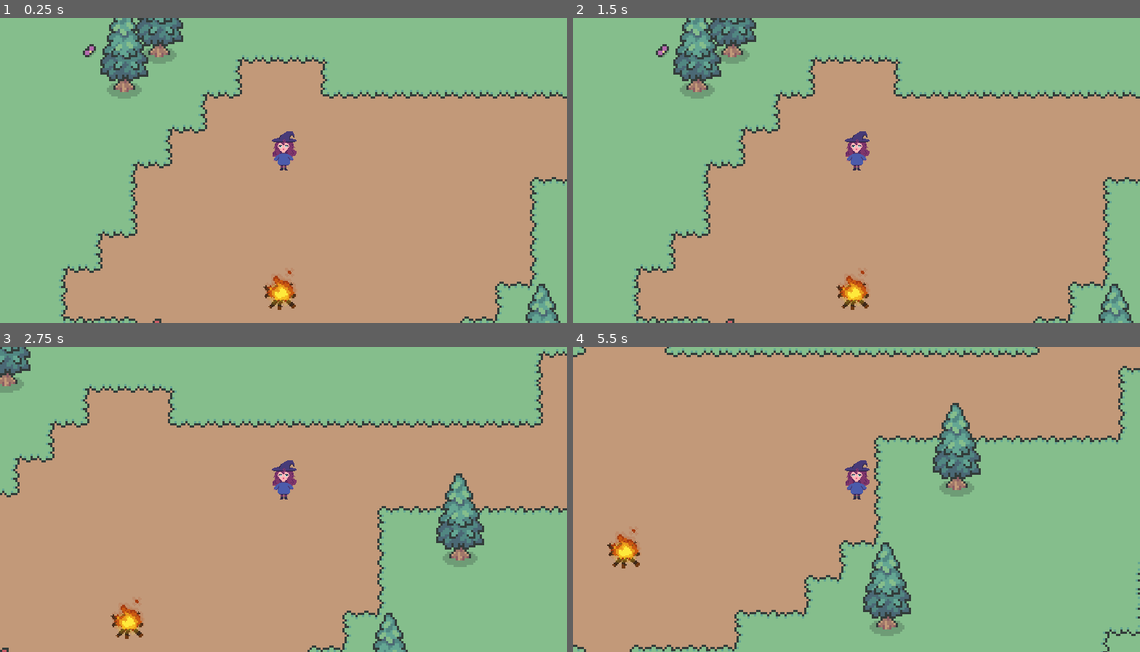
Above: before the commit, frames 1-4 (two rows, left to right).
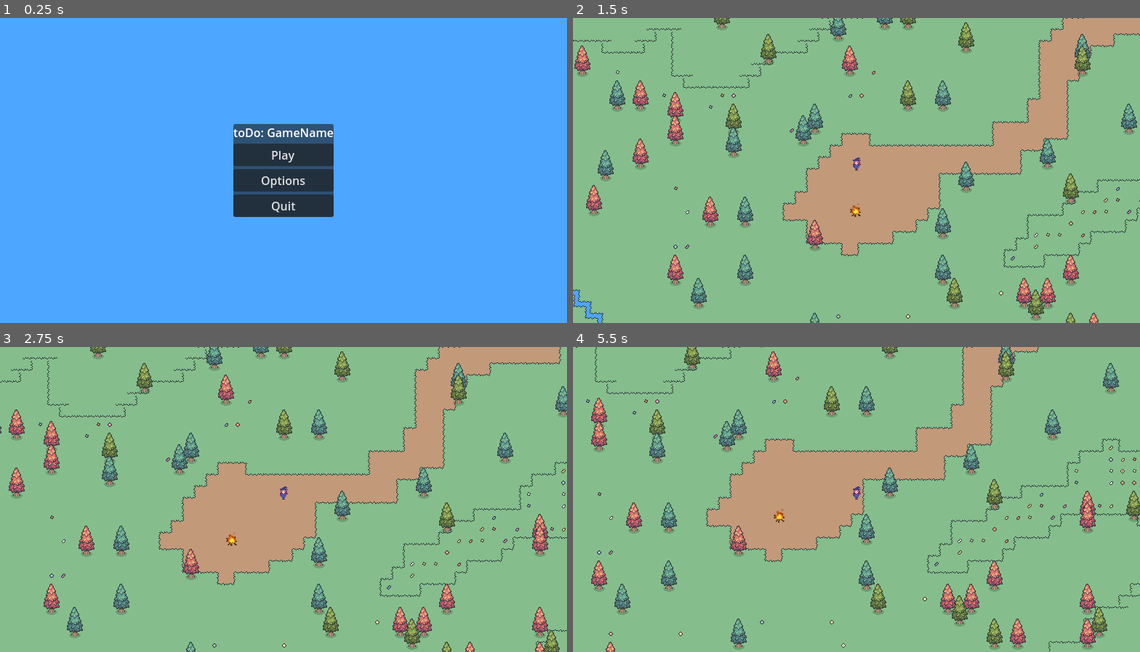
Above: after the commit, the same moments.

Repository: Sopheruss/ForestOfWonders_KikisAdventure
Game: Godot game, scene res://MenuStuff/MenuScenes/menu.tscn
Same seed, same stepped clock (60 frames per second), same inputs: the game is played once before the commit and once after it. Before the commit the project starts from res://main.tscn.
Inputs (mouse positions are in pixels of both pictures, inside the frame that each line leads up to):
- Up to frame 1 (0.25 s): no input
- Up to frame 2 (1.5 s): click (856, 179) at 0.5 s, where only the run after the commit has a clickable "Options"; click (856, 155) at 1.25 s, where only the run after the commit has a clickable "Play"
- Up to frame 3 (2.75 s): tap Enter at 2 s; hold D (right) from 2.03 s (still down)
- Up to frame 4 (5.5 s): release D (right) at 2.78 s; hold S (down) 2.78-3.53 s; hold D (right) 3.53-4.28 s; hold W (up) 4.28-5.03 s; hold A (left) from 5.03 s (still down)

The runs differ from the first frame. In frame 1, 100% of the frame differs, in the area x 0-100%, y 0-100%; in frame 2, 55%; in frame 3, 59%; in frame 4, 60%.

Commit message:
simple menu
- added simple main menu (renamed UI scene to main menu)
-> with play, options, quit button (signal to main menu)
- added options menu scene
-> only back button right now
- changed name main to game
- changed project settings view scale
- added folders for menu stuff
-> one for scripts, one for scenes

TODO: Change only viewport of camera in game, not whole game including menus

Diff:
--- /dev/null
+++ b/MenuStuff/MenuScenes/menu.tscn
@@ -0,0 +1,60 @@
+[gd_scene load_steps=3 format=3 uid="uid://xynwtmd6feox"]
+
+[ext_resource type="Script" path="res://MenuStuff/MenuScripts/menu.gd" id="1_jm48f"]
+[ext_resource type="Texture2D" uid="uid://bqg5c03odw7wj" path="res://asset/water.PNG" id="2_08fnr"]
+
+[node name="Menu" type="Control"]
+layout_mode = 3
+anchors_preset = 15
+anchor_right = 1.0
+anchor_bottom = 1.0
+grow_horizontal = 2
+grow_vertical = 2
+script = ExtResource("1_jm48f")
+
+[node name="Background" type="TextureRect" parent="."]
+layout_mode = 1
+anchors_preset = 15
+anchor_right = 1.0
+anchor_bottom = 1.0
+grow_horizontal = 2
+grow_vertical = 2
+texture = ExtResource("2_08fnr")
+
+[node name="CenterContainer" type="CenterContainer" parent="."]
+layout_mode = 1
+anchors_preset = 15
+anchor_right = 1.0
+anchor_bottom = 1.0
+grow_horizontal = 2
+grow_vertical = 2
+
+[node name="PanelContainer" type="PanelContainer" parent="CenterContainer"]
+layout_mode = 2
+
+[node name="MarginContainer" type="MarginContainer" parent="CenterContainer/PanelContainer"]
+layout_mode = 2
+
+[node name="VBoxContainer" type="VBoxContainer" parent="CenterContainer/PanelContainer/MarginContainer"]
+layout_mode = 2
+
+[node name="Todo_GameName" type="Label" parent="CenterContainer/PanelContainer/MarginContainer/VBoxContainer"]
+layout_mode = 2
+text = "toDo: GameName"
+horizontal_alignment = 1
+
+[node name="Play" type="Button" parent="CenterContainer/PanelContainer/MarginContainer/VBoxContainer"]
+layout_mode = 2
+text = "Play"
+
+[node name="Options" type="Button" parent="CenterContainer/PanelContainer/MarginContainer/VBoxContainer"]
+layout_mode = 2
+text = "Options"
+
+[node name="Quit" type="Button" parent="CenterContainer/PanelContainer/MarginContainer/VBoxContainer"]
+layout_mode = 2
+text = "Quit"
+
+[connection signal="pressed" from="CenterContainer/PanelContainer/MarginContainer/VBoxContainer/Play" to="." method="_on_play_pressed"]
+[connection signal="pressed" from="CenterContainer/PanelContainer/MarginContainer/VBoxContainer/Options" to="." method="_on_options_pressed"]
+[connection signal="pressed" from="CenterContainer/PanelContainer/MarginContainer/VBoxContainer/Quit" to="." method="_on_quit_pressed"]
--- /dev/null
+++ b/MenuStuff/MenuScenes/options_menu.tscn
@@ -0,0 +1,45 @@
+[gd_scene load_steps=3 format=3 uid="uid://d5gp85fjhri6"]
+
+[ext_resource type="Script" path="res://MenuStuff/MenuScripts/options_menu.gd" id="1_03ggo"]
+[ext_resource type="Texture2D" uid="uid://bqg5c03odw7wj" path="res://asset/water.PNG" id="2_rbby1"]
+
+[node name="optionsMenu" type="Control"]
+layout_mode = 3
+anchors_preset = 15
+anchor_right = 1.0
+anchor_bottom = 1.0
+grow_horizontal = 2
+grow_vertical = 2
+script = ExtResource("1_03ggo")
+
+[node name="Background" type="TextureRect" parent="."]
+layout_mode = 1
+anchors_preset = 15
+anchor_right = 1.0
+anchor_bottom = 1.0
+grow_horizontal = 2
+grow_vertical = 2
+texture = ExtResource("2_rbby1")
+
+[node name="CenterContainer" type="CenterContainer" parent="."]
+layout_mode = 1
+anchors_preset = 15
+anchor_right = 1.0
+anchor_bottom = 1.0
+grow_horizontal = 2
+grow_vertical = 2
+
+[node name="PanelContainer" type="PanelContainer" parent="CenterContainer"]
+layout_mode = 2
+
+[node name="MarginContainer" type="MarginContainer" parent="CenterContainer/PanelContainer"]
+layout_mode = 2
+
+[node name="VBoxContainer" type="VBoxContainer" parent="CenterContainer/PanelContainer/MarginContainer"]
+layout_mode = 2
+
+[node name="Back" type="Button" parent="CenterContainer/PanelContainer/MarginContainer/VBoxContainer"]
+layout_mode = 2
+text = "Back"
+
+[connection signal="pressed" from="CenterContainer/PanelContainer/MarginContainer/VBoxContainer/Back" to="." method="_on_back_pressed"]
--- /dev/null
+++ b/MenuStuff/MenuScripts/menu.gd
@@ -0,0 +1,14 @@
+extends Control
+
+func _process(delta: float) -> void:
+	if Input.is_action_pressed("esc"):
+		get_tree().quit()
+
+func _on_play_pressed() -> void:
+	get_tree().change_scene_to_file("res://game.tscn")
+
+func _on_options_pressed() -> void:
+	get_tree().change_scene_to_file("res://optionsMenu.tscn")
+
+func _on_quit_pressed() -> void:
+	get_tree().quit()
--- /dev/null
+++ b/MenuStuff/MenuScripts/options_menu.gd
@@ -0,0 +1,4 @@
+extends Control
+
+func _on_back_pressed() -> void:
+	get_tree().change_scene_to_file("res://menu.tscn")
--- a/UI.tscn
+++ /dev/null
@@ -1,3 +0,0 @@
-[gd_scene format=3 uid="uid://xynwtmd6feox"]
-
-[node name="Node" type="Node"]
--- a/main.gd
+++ b/game.gd
@@ -9,4 +9,4 @@
 # Called every frame. 'delta' is the elapsed time since the previous frame.
 func _process(delta: float) -> void:
 	if Input.is_action_pressed("esc"):
-		get_tree().quit()
+		get_tree().change_scene_to_file("res://MenuStuff/MenuScenes/pause_menu.tscn")
--- /dev/null
+++ b/game.tscn
@@ -0,0 +1,14 @@
+[gd_scene load_steps=4 format=3 uid="uid://dta8nt21g4hh2"]
+
+[ext_resource type="Script" path="res://game.gd" id="1_mtgfb"]
+[ext_resource type="PackedScene" uid="uid://j8nrx6qou55l" path="res://map.tscn" id="2_5vt8r"]
+[ext_resource type="PackedScene" uid="uid://cwhngeb8vo338" path="res://player.tscn" id="3_7r054"]
+
+[node name="game" type="Node2D"]
+y_sort_enabled = true
+script = ExtResource("1_mtgfb")
+
+[node name="Map" parent="." instance=ExtResource("2_5vt8r")]
+
+[node name="Player" parent="." instance=ExtResource("3_7r054")]
+position = Vector2(689, 464)
--- a/main.tscn
+++ /dev/null
@@ -1,14 +0,0 @@
-[gd_scene load_steps=4 format=3 uid="uid://dta8nt21g4hh2"]
-
-[ext_resource type="Script" path="res://main.gd" id="1_3tn3q"]
-[ext_resource type="PackedScene" uid="uid://j8nrx6qou55l" path="res://map.tscn" id="2_hvywo"]
-[ext_resource type="PackedScene" uid="uid://cwhngeb8vo338" path="res://player.tscn" id="3_3s42o"]
-
-[node name="Main" type="Node2D"]
-y_sort_enabled = true
-script = ExtResource("1_3tn3q")
-
-[node name="Map" parent="." instance=ExtResource("2_hvywo")]
-
-[node name="Player" parent="." instance=ExtResource("3_3s42o")]
-position = Vector2(689, 464)
--- a/project.godot
+++ b/project.godot
@@ -12,7 +12,7 @@
 
 config/name="Eids2024"
 config/tags=PackedStringArray("eids")
-run/main_scene="res://main.tscn"
+run/main_scene="res://MenuStuff/MenuScenes/menu.tscn"
 config/features=PackedStringArray("4.3", "Forward Plus")
 config/icon="res://icon.svg"
 
@@ -21,7 +21,6 @@
 window/size/viewport_width=780
 window/size/viewport_height=420
 window/stretch/mode="canvas_items"
-window/stretch/scale=3.0
 
 [dotnet]
 
